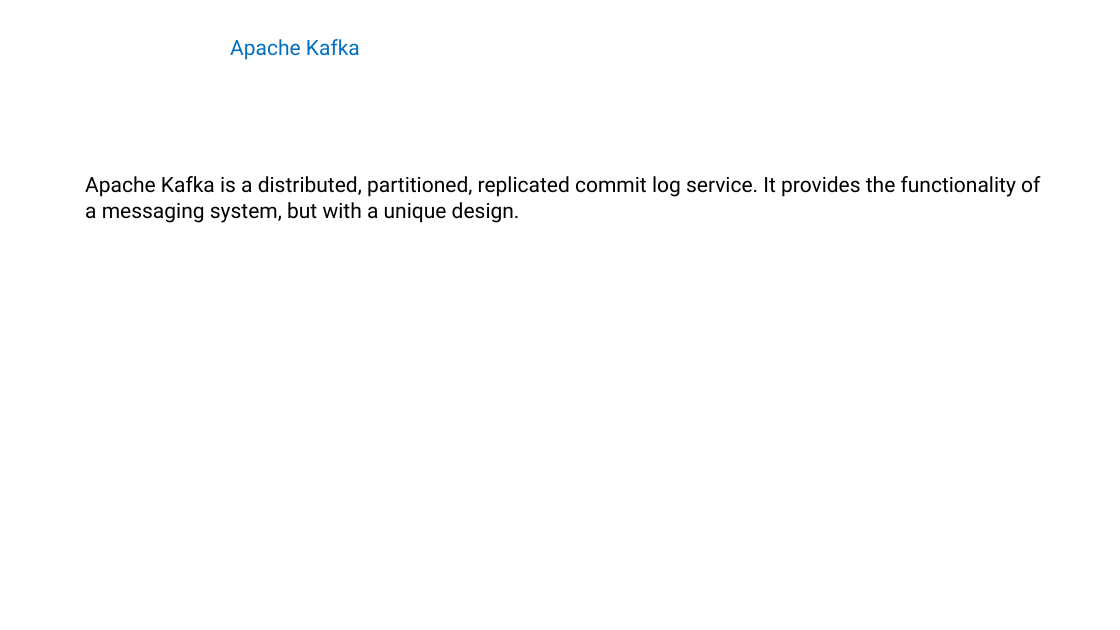
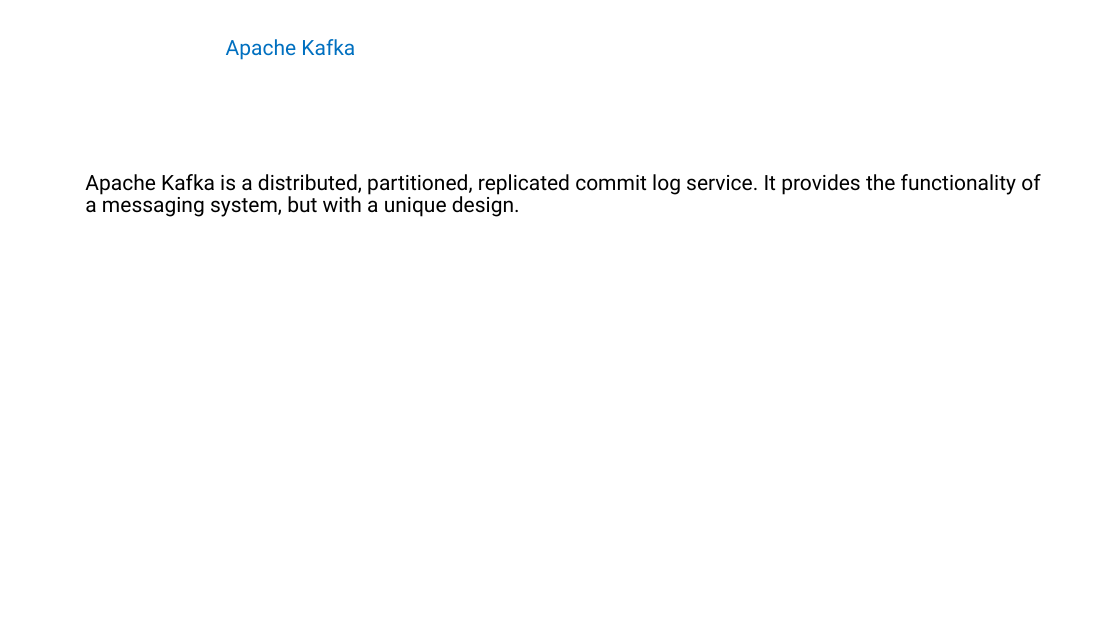
Before and after one commit to michaellif/event-driven-microservices-example, a slide deck: slide 9 of MicroservicesTraining.pptx. Drawn at 1120x630 pixels with LibreOffice and Linux fonts; fonts in the diff are those of the drawing. Boxes give left, top, right and bottom in pixels: in the first picture for what was removed or moved away, otherwise in the second. Text is boxed around its words. In the diff, an @@ line names an element or a change of style, - is before the commit and + after.

```diff
--- a/MicroservicesTraining.pptx
+++ b/MicroservicesTraining.pptx
@@ text "Apache Kafka": place and size @@
-text "Apache Kafka" at box(230, 39, 360, 60)
+text "Apache Kafka" at box(226, 39, 355, 60)
@@ text "Apache Kafka is a distributed, ..." at box(85, 174, 1040, 217): line spacing 1 to 0.9; more space between paragraphs @@
```
Also in this commit, not shown: 19 other slides changed.
